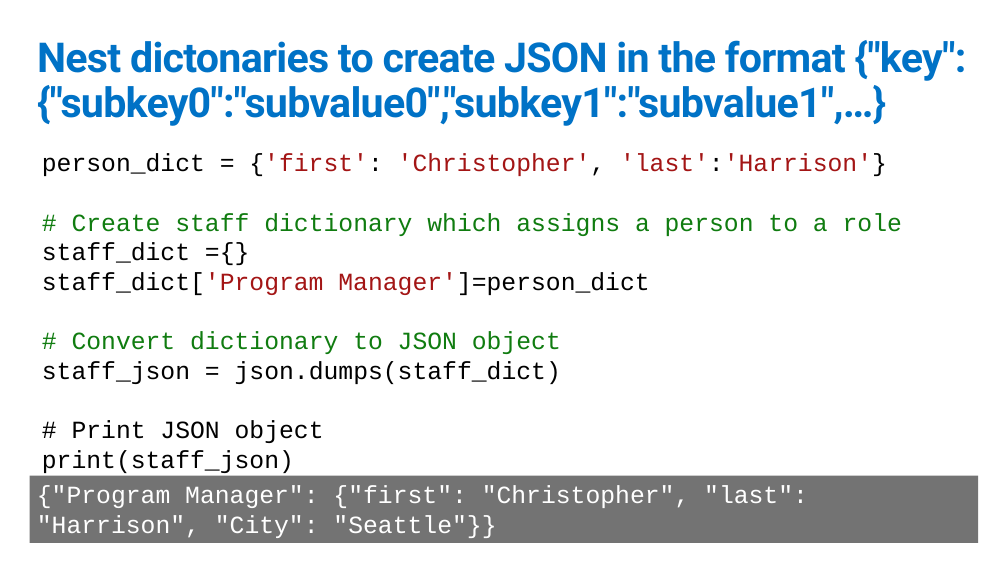
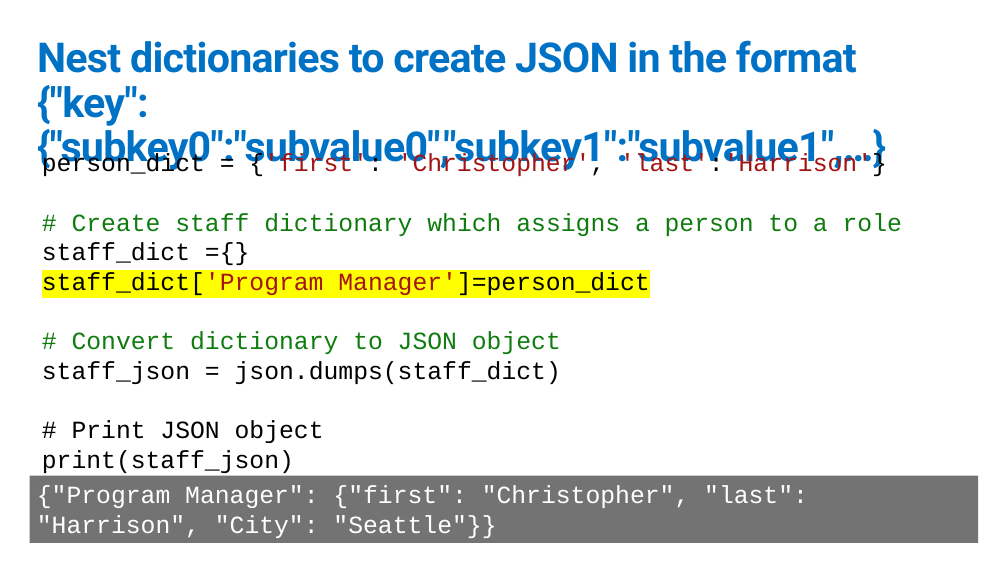
Before and after one commit to GeekTrainer/python-getting-started, a slide deck: slide 11 of Slides/17 - JSON.pptx (slide 10 before the commit). Drawn at 1008x567 pixels with LibreOffice and Linux fonts; fonts in the diff are those of the drawing. Boxes give left, top, right and bottom in pixels: in the first picture for what was removed or moved away, otherwise in the second. Text is boxed around its words. In the diff, an @@ line names an element or a change of style, - is before the commit and + after.

```diff
--- a/Slides/17 - JSON.pptx
+++ b/Slides/17 - JSON.pptx
@@ title at bbox=[37, 40, 886, 171]: text changed @@
-Nest dictonaries to create JSON in the format {"key":{"subkey0":"subvalue0","subkey1":"subvalue1",…}
+Nest dictionaries to create JSON in the format {"key":{"subkey0":"subvalue0","subkey1":"subvalue1",…}
@@ text at bbox=[42, 272, 649, 295]: highlight none to #FFFF00 in "staff_dict['Program Manager']=person_dict" @@
```
Also in this commit, not shown: 8 other slides changed, 2 slides added, 9 other files.
